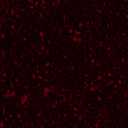
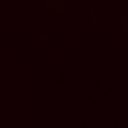
Comparing the layer stacks of the two 128×128 images. Changes:
renamed "Layer 1" to "Layer 3", painted on it over [left=0, top=0, right=128, bottom=128]
removed layer "Layer 0" over [left=0, top=0, right=128, bottom=128]
